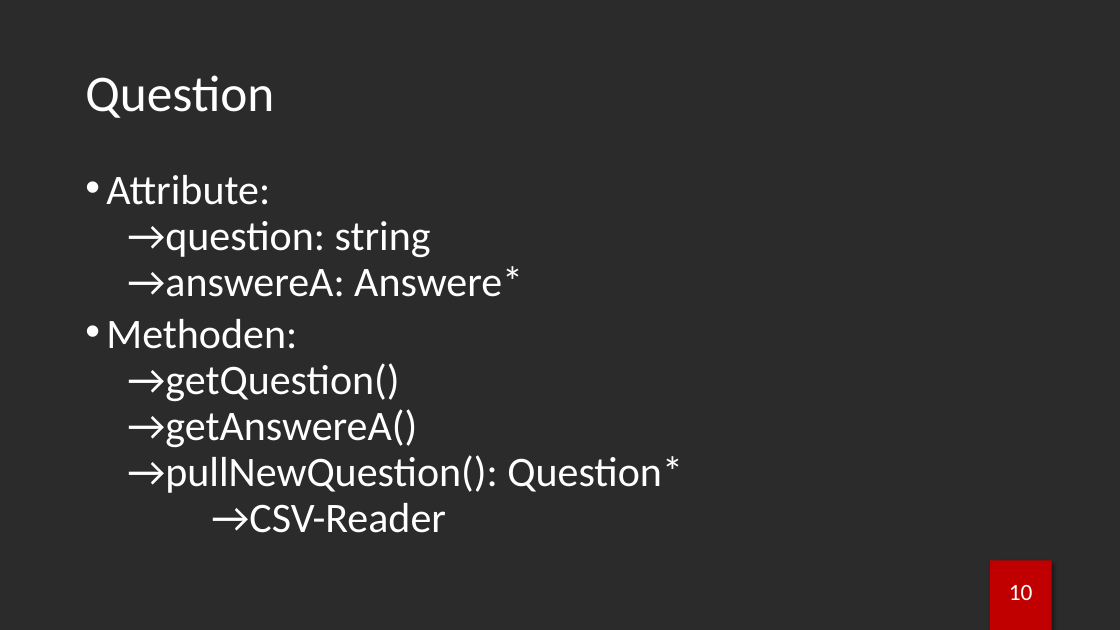
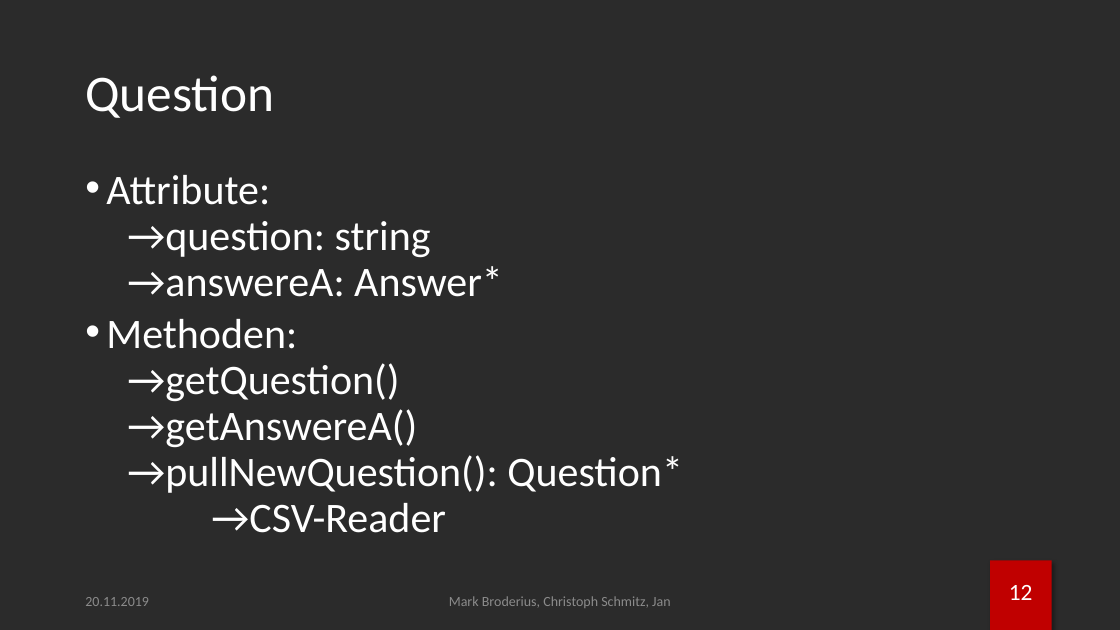
Before and after one commit to brodermar/wwm, a slide deck: slide 13 of documentation/wwmp.pptx (slide 11 before the commit). Drawn at 1120x630 pixels with LibreOffice and Linux fonts; fonts in the diff are those of the drawing; background and template pictures are left out; a plain dark background stands for a picture behind light text. Boxes give left, top, right and bottom in pixels: in the first picture for what was removed or moved away, otherwise in the second. Text is boxed around its words. In the diff, an @@ line names an element or a change of style, - is before the commit and + after.

Commit message:
updated presentation

```diff
--- a/documentation/wwmp.pptx
+++ b/documentation/wwmp.pptx
@@ text at [127,266,503,297]: text changed @@
-  →answereA: Answere*
+  →answereA: Answer*
@@ text added at [85,597,149,606], 12 pt, text #8C8C8C @@
+20.11.2019
@@ text added at [449,596,670,608], 12 pt, text #8C8C8C @@
+Mark Broderius, Christoph Schmitz, Jan
@@ page number at [1009,585,1033,600]: text changed @@
-10
+12
```
Also in this commit, not shown: 11 other slides changed, 9 slides added, 7 slides removed, 4 other files.
